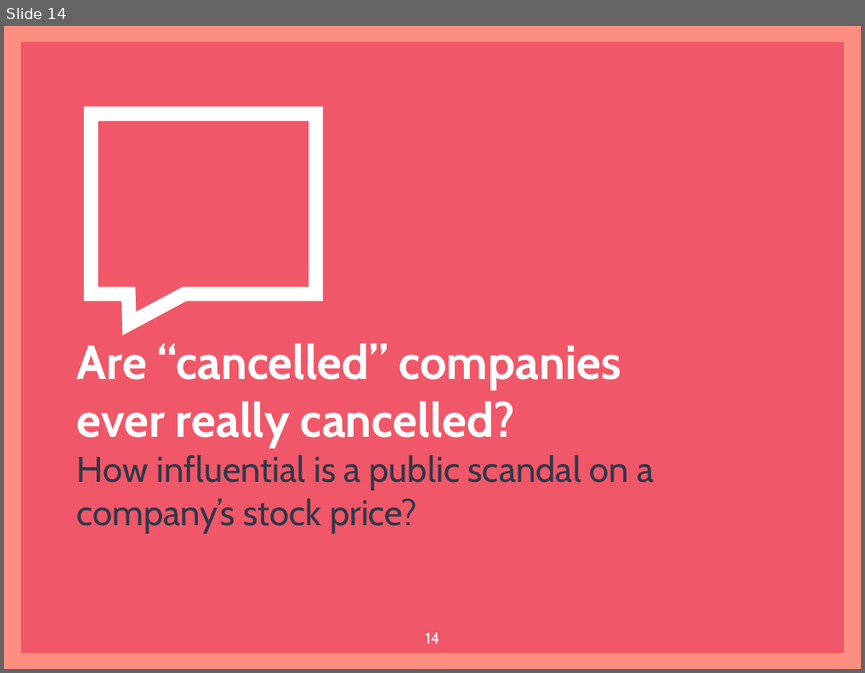
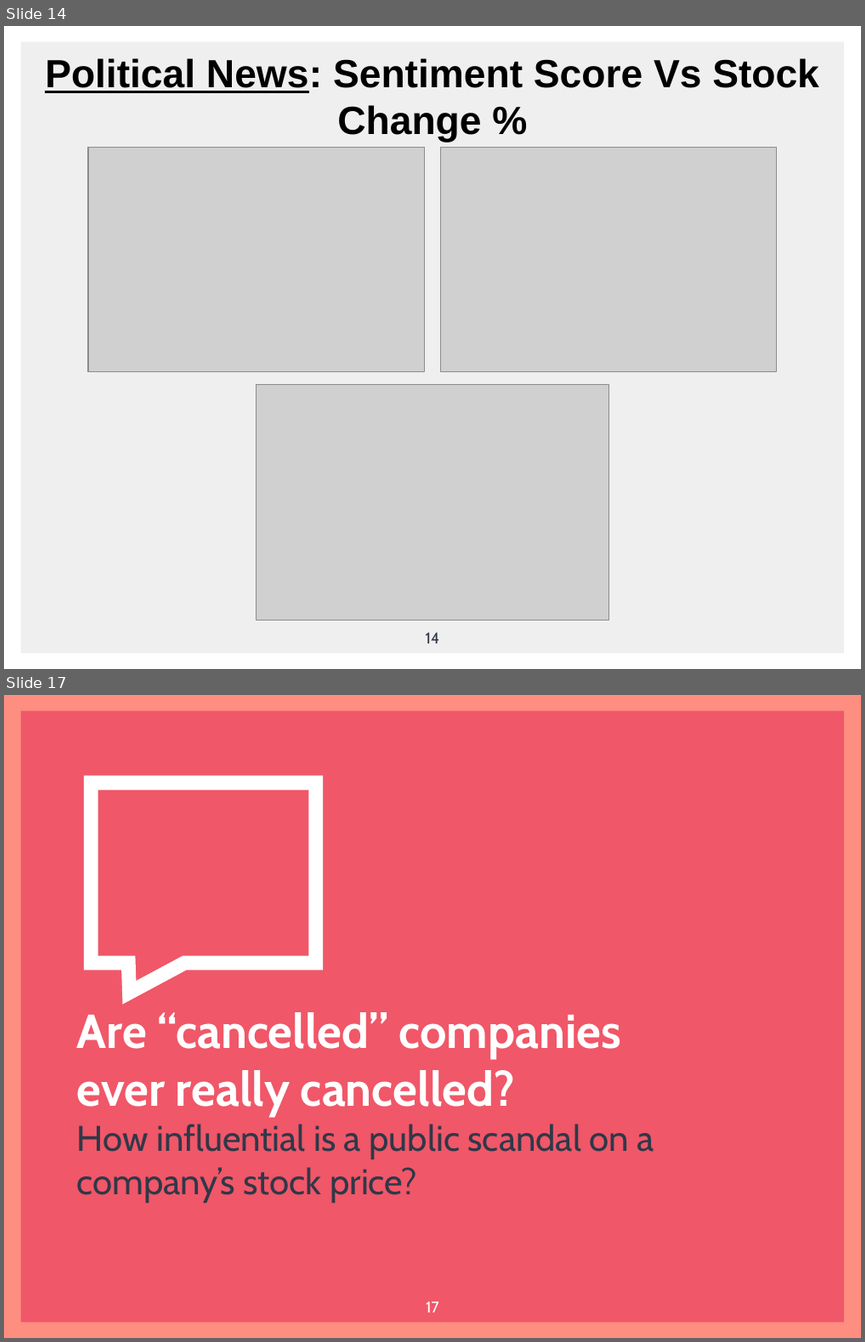
Before and after one commit to jsialcalde/news_project, a slide deck: News Project Presentation.pptx. Shown one above the other, each under a label of ours: slide 14 before the commit, slides 14 and 17 after it; the slides between them are not shown. The pictures are 865x673 and 865x1342 pixels, drawn with LibreOffice and Linux fonts; fonts in the diff are those of the drawing; grey boxes stand for pictures. Boxes give left, top, right and bottom in pixels: in the first picture for what was removed or moved away, otherwise in the second. Text is boxed around its words. In the diff, an @@ line names an element or a change of style, - is before the commit and + after.

```diff
--- a/News Project Presentation.pptx
+++ b/News Project Presentation.pptx
@@ slide 14 added at bbox=[4, 26, 861, 669], background #FFFFFF @@
@@ rectangle added at bbox=[21, 41, 844, 652], fill #EFEFEF @@
@@ text added at bbox=[45, 58, 819, 142], 33 pt, text #000000, bold @@
+Political News: Sentiment Score Vs Stock Change %
@@ picture added at bbox=[88, 148, 424, 372] @@
@@ picture added at bbox=[440, 148, 776, 372] @@
@@ picture added at bbox=[256, 384, 608, 619] @@
@@ page number added at bbox=[426, 632, 440, 643], 13 pt, text #2F3848 @@
+14
@@ what was slide 14 is now slide 17 @@
@@ page number at bbox=[426, 1301, 439, 1312]: text changed @@
-14
+17
```
Also in this commit, not shown: 2 slides changed, 6 other slides added, 5 slides removed.
